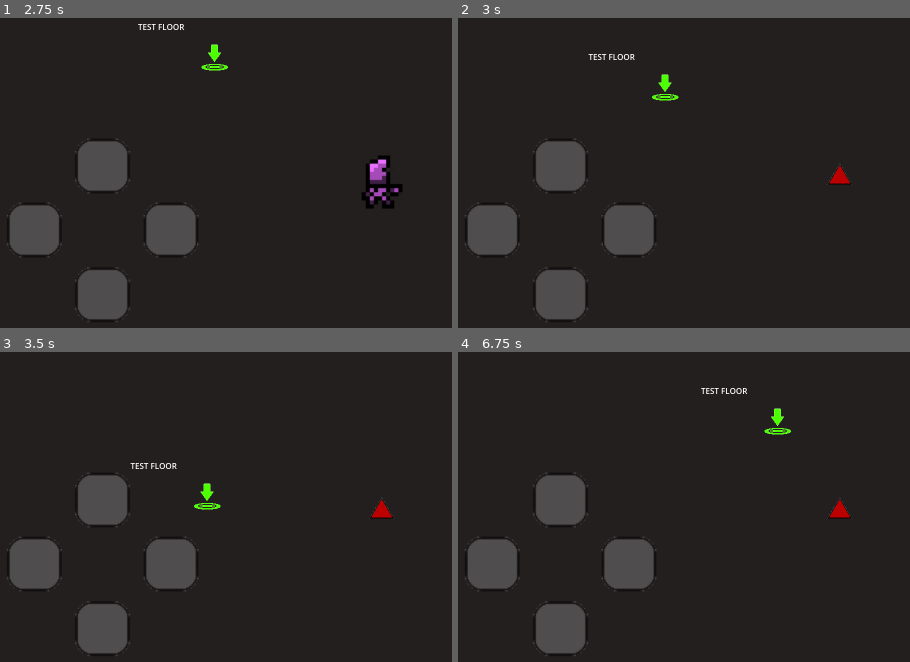
Above: before the commit, frames 1-4 (two rows, left to right).
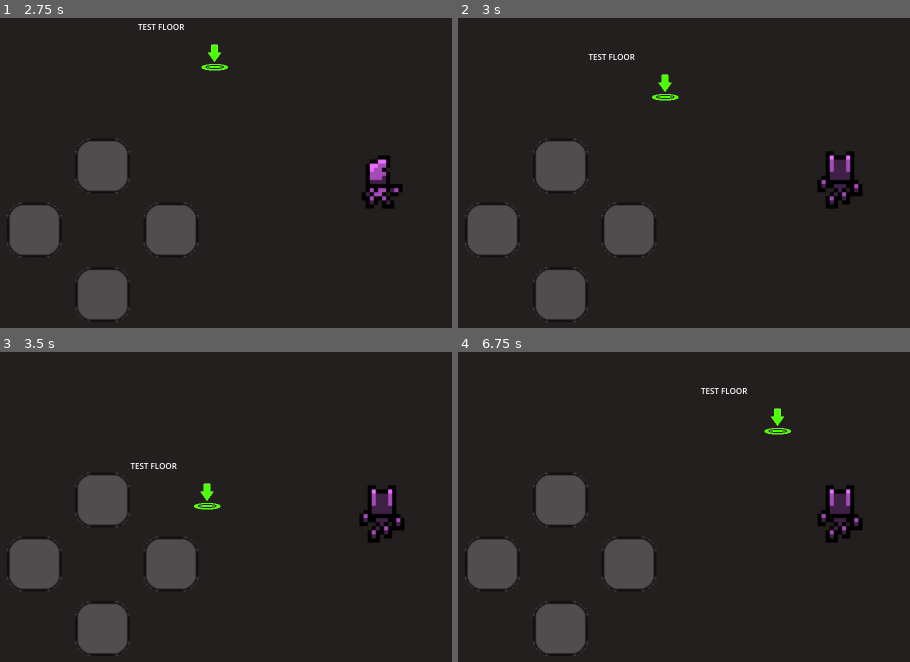
Above: after the commit, the same moments.

Repository: alain-cheng/MOBDEVE-MP
Game: Godot game, scene res://main.tscn
Same seed, same stepped clock (60 frames per second), same inputs: the game is played once before the commit and once after it.
Inputs:
- Up to frame 1 (2.75 s): tap Enter at 0.5 s; hold Right (ui_right) 0.53-1.28 s; hold Down (ui_down) 1.28-2.03 s; hold Right (ui_right) from 2.03 s (still down)
- Up to frame 2 (3 s): release Right (ui_right) at 2.78 s; hold Up (ui_up) from 2.78 s (still down)
- Up to frame 3 (3.5 s): keep holding Up (ui_up)
- Up to frame 4 (6.75 s): release Up (ui_up) at 3.53 s; hold Left (ui_left) 3.53-5.03 s; hold Down (ui_down) 5.03-5.78 s; hold Right (ui_right) 5.78-6.53 s; hold Up (ui_up) from 6.53 s (still down)

Frame 1 is identical in both runs. In frame 2, 1.0% of the frame differs, in the area x 79-90%, y 43-62%; in frame 3, 1.0%; in frame 4, 1.0%.
Error in both runs: Invalid call. Nonexistent function 'get' in base 'Nil'. (res://player/PlayerData.gd:28)

Commit message:
Implement walk_up

Diff:
--- a/app/src/main/assets/player/Player.tscn
+++ b/app/src/main/assets/player/Player.tscn
@@ -6,7 +6,6 @@
 [ext_resource type="Texture2D" uid="uid://ch1b4cxqv28qa" path="res://sprites/player/down/down_2.png" id="3_r5qro"]
 [ext_resource type="Texture2D" uid="uid://p665r47ihj1j" path="res://sprites/player/idle/idle_breath.png" id="4_tkvrh"]
 [ext_resource type="Texture2D" uid="uid://cfbed1yvrefsi" path="res://sprites/player/idle/idle_jump_1.png" id="5_7iwsf"]
-[ext_resource type="Texture2D" uid="uid://0yowbf0gx8g4" path="res://sprites/player/placeholder/player_placeholder_up.png" id="5_ox365"]
 [ext_resource type="Texture2D" uid="uid://cbcums3dtyd0c" path="res://sprites/player/idle/idle_jump_2.png" id="6_6wvrw"]
 [ext_resource type="Texture2D" uid="uid://4y4qp32wm2j5" path="res://sprites/buttons/button_placeholder.png" id="6_8vouy"]
 [ext_resource type="Texture2D" uid="uid://xsvvdgvrnhl7" path="res://sprites/player/idle/idle_jump_3.png" id="7_04ois"]
@@ -16,6 +15,8 @@
 [ext_resource type="Texture2D" uid="uid://qenlvaw3ouox" path="res://sprites/player/right/right_1.png" id="11_o2bp0"]
 [ext_resource type="Texture2D" uid="uid://cn81khv4qtvkg" path="res://sprites/player/right/right_2.png" id="12_2ks0v"]
 [ext_resource type="Texture2D" uid="uid://cnps7q3ok5lqw" path="res://sprites/player/right/right 3.png" id="13_qyic6"]
+[ext_resource type="Texture2D" uid="uid://cgpmr7jovpwb3" path="res://sprites/player/up/up_1.png" id="15_ur6vi"]
+[ext_resource type="Texture2D" uid="uid://db5qeoi5eb78b" path="res://sprites/player/up/up_2.png" id="16_arsk4"]
 
 [sub_resource type="SpriteFrames" id="SpriteFrames_8r5le"]
 animations = [{
@@ -137,11 +138,14 @@
 }, {
 "frames": [{
 "duration": 1.0,
-"texture": ExtResource("5_ox365")
+"texture": ExtResource("15_ur6vi")
+}, {
+"duration": 1.0,
+"texture": ExtResource("16_arsk4")
 }],
 "loop": true,
 "name": &"up",
-"speed": 5.0
+"speed": 3.0
 }]
 
 [sub_resource type="RectangleShape2D" id="RectangleShape2D_6hi15"]
@@ -152,8 +156,8 @@
 
 [node name="AnimatedSprite2D" type="AnimatedSprite2D" parent="."]
 sprite_frames = SubResource("SpriteFrames_8r5le")
-animation = &"idle"
-frame_progress = 0.653118
+animation = &"up"
+frame_progress = 0.901229
 
 [node name="CollisionShape2D" type="CollisionShape2D" parent="."]
 position = Vector2(0, 61.5)
Not shown: 1 places in app/src/main/assets/player/Player.tscn that only renumber resources
Binary file added: app/src/main/assets/sprites/player/up/up_1.png
Not shown, added: app/src/main/assets/sprites/player/up/up_1.png.import
Binary file added: app/src/main/assets/sprites/player/up/up_2.png
Not shown, added: app/src/main/assets/sprites/player/up/up_2.png.import
